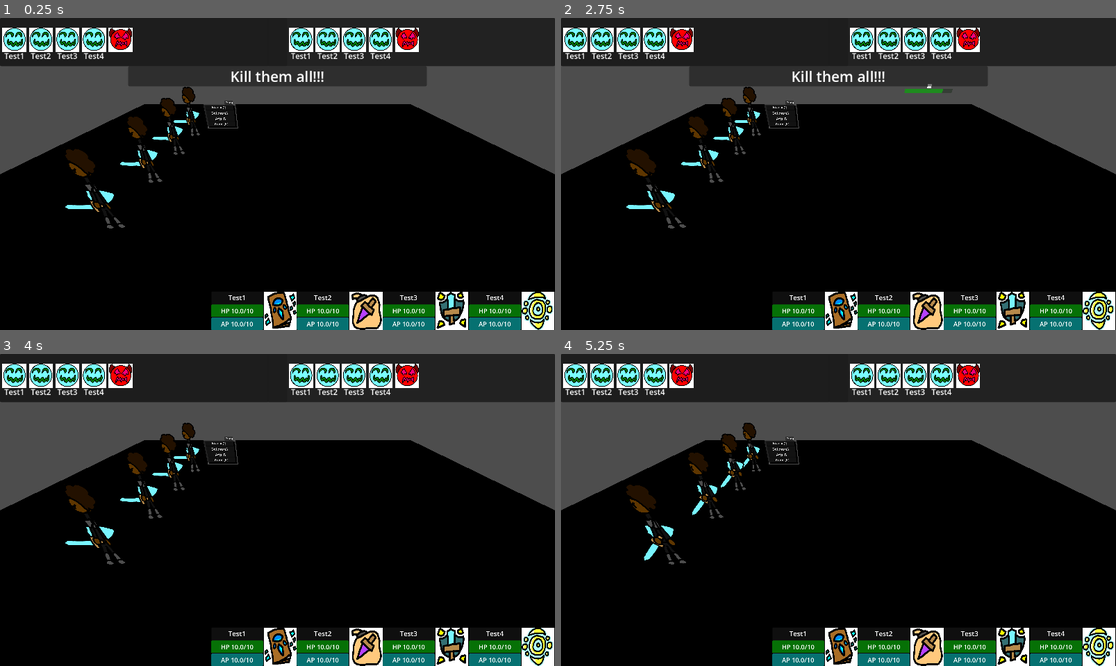
Above: before the commit, frames 1-4 (two rows, left to right).
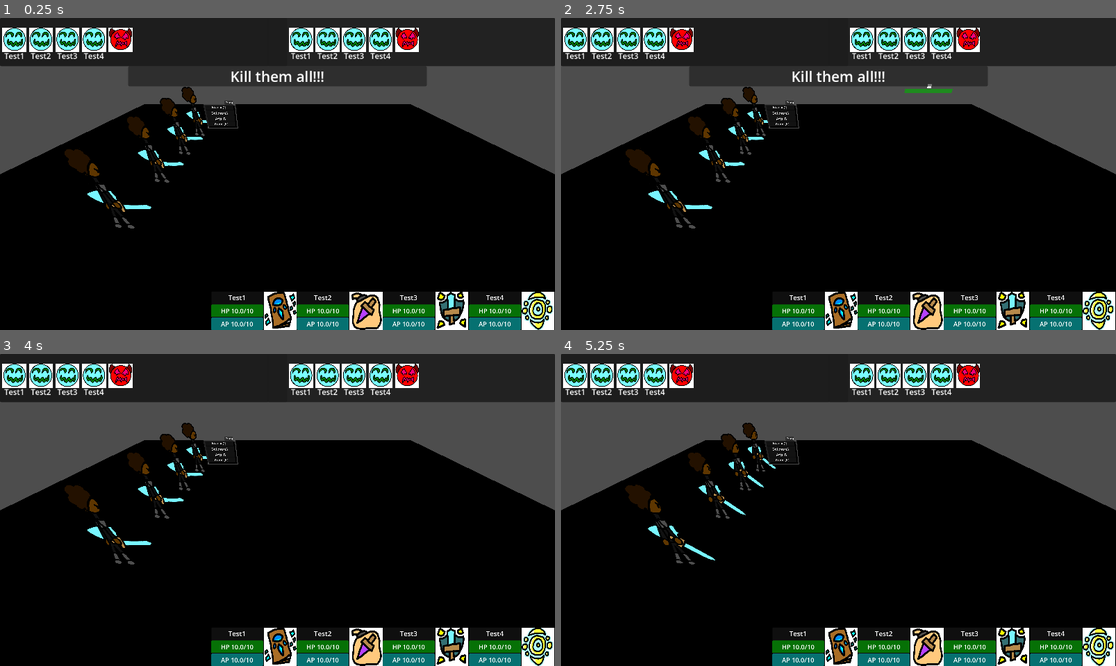
Above: after the commit, the same moments.

Repository: eneumont/towermercs
Game: Godot game, scene res://Scenes/Battle/Fields/Battlefield1.tscn
Same seed, same stepped clock (60 frames per second), same inputs: the game is played once before the commit and once after it. This scene is started directly instead of the project's main scene.
Inputs (mouse positions are in pixels of both pictures, inside the frame that each line leads up to):
- Up to frame 1 (0.25 s): no input
- Up to frame 2 (2.75 s): move the mouse to (960, 158) at 0.52 s; hold D (move_right) 0.53-1.28 s; tap L (circle) at 0.6 s; tap Enter at 1.25 s; move the mouse to (727, 189) at 1.27 s; hold S (move_down) 1.28-2.03 s; tap Z (confirm) at 1.35 s; move the mouse to (894, 105) at 2.02 s; hold D (move_right) from 2.03 s (still down); tap K (cross) at 2.1 s
- Up to frame 3 (4 s): move the mouse to (249, 572) at 2.77 s; release D (move_right) at 2.78 s; hold W (move_up) 2.78-3.53 s; click (249, 572) at 2.85 s; move the mouse to (444, 556) at 3.52 s; hold U (left_bumper) from 3.53 s (still down); tap J (square) at 3.6 s
- Up to frame 4 (5.25 s): tap Z (confirm) at 4.25 s; move the mouse to (672, 463) at 4.27 s; tap I (triangle) at 4.35 s; move the mouse to (866, 510) at 5.02 s; release U (left_bumper) at 5.03 s; hold S (move_down) from 5.03 s (still down); tap L (circle) at 5.1 s

The runs differ from the first frame. In frame 1, 1.3% of the frame differs, in the area x 11-38%, y 22-68%; in frame 2, 1.3%; in frame 3, 1.3%; in frame 4, 1.4%, in the area x 11-39%, y 22-68%.
Error in both runs: Invalid access to property or key 'display_name' on a base object of type 'Nil'. (res://Scripts/Battle/battler.gd:83)

Commit message:
update select ui

Diff:
--- a/Scenes/Battle/Characters/BattlerPlayer.tscn
+++ b/Scenes/Battle/Characters/BattlerPlayer.tscn
@@ -38,6 +38,7 @@
 
 [node name="AnimatedSprite3D" type="AnimatedSprite3D" parent="."]
 transform = Transform3D(0.3, 0, 0, 0, 0.3, 0, 0, 0, 0.3, 0, 1, 0)
+flip_h = true
 sprite_frames = SubResource("SpriteFrames_h3dt3")
 animation = &"idle"
 
--- a/Scripts/Battle/battler.gd
+++ b/Scripts/Battle/battler.gd
@@ -106,6 +106,8 @@
 
 func show_select():
 	selector.visible = true
+	#might want to change how select is updated
+	selector.get_node("SubViewport/SelectUI/VBox/SelectHP").value = 100 * (currentStats[CharData.StatType.HEALTH] / (stats[CharData.StatType.HEALTH] * modifiers[CharData.StatType.HEALTH]))
 
 func hide_select():
 	selector.visible = false
